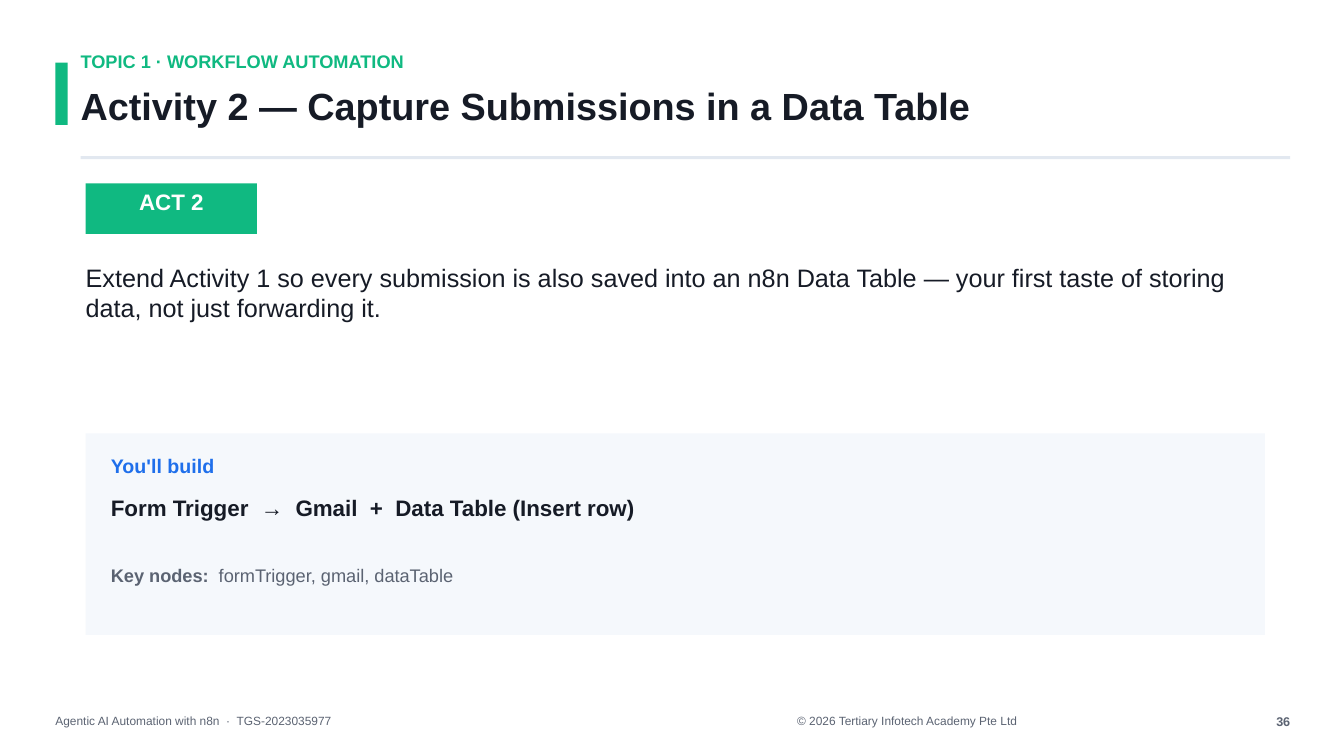
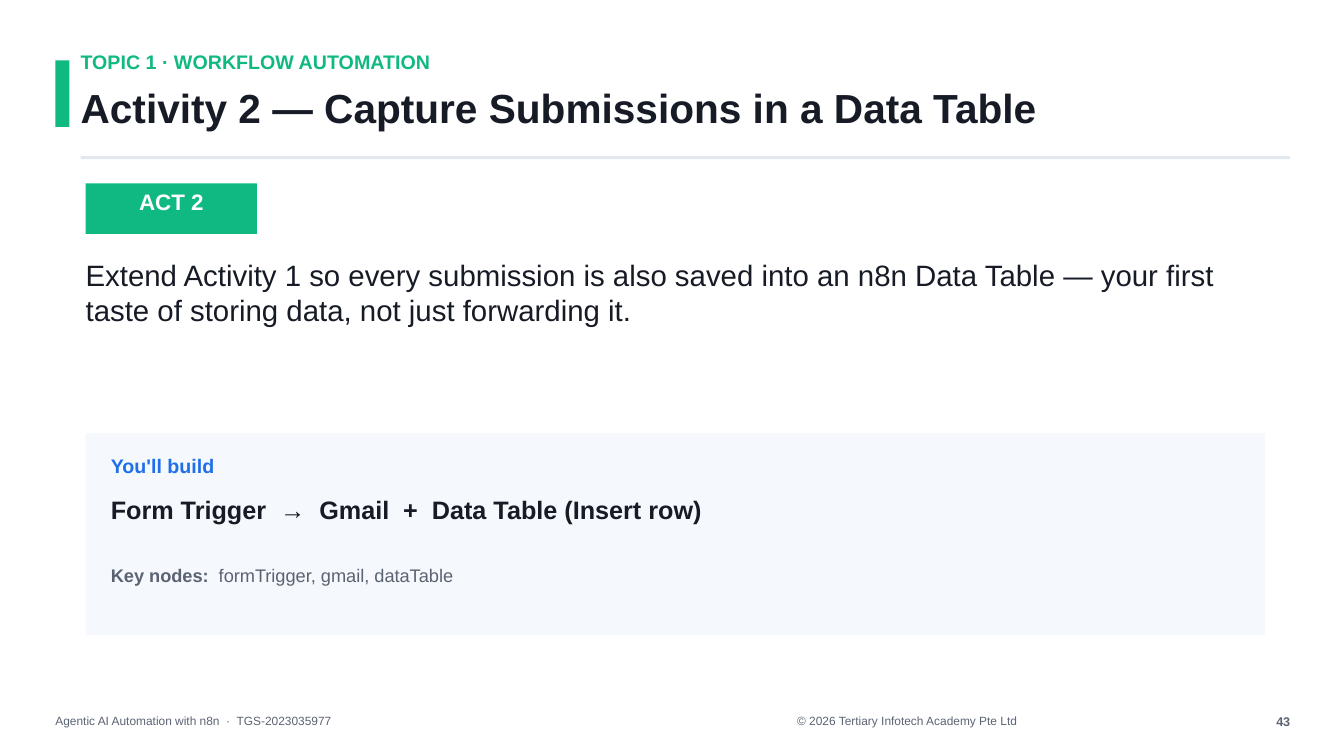
Before and after one commit to tertiarycourses/TGS-2023035977-Agentic-AI-Automation-with-n8n, a slide deck: slide 44 of courseware/n8n-slides.pptx (slide 37 before the commit). Drawn at 1344x756 pixels with LibreOffice and Linux fonts; fonts in the diff are those of the drawing. Boxes give left, top, right and bottom in pixels: in the first picture for what was removed or moved away, otherwise in the second. Text is boxed around its words. In the diff, an @@ line names an element or a change of style, - is before the commit and + after.

```diff
--- a/courseware/n8n-slides.pptx
+++ b/courseware/n8n-slides.pptx
@@ text "TOPIC 1 · WORKFLOW AUTOMATION" at box(81, 55, 430, 70): size 13 to 14 pt @@
@@ text "Activity 2 — Capture Submissions ..." at box(81, 93, 1036, 131): size 27 to 29 pt @@
@@ text "Extend Activity 1 so every ..." at box(86, 264, 1213, 327): size 18 to 21 pt @@
@@ text "Form Trigger → Gmail + ..." at box(111, 500, 701, 524): size 16 to 18 pt @@
@@ text at box(1276, 717, 1290, 726): text changed @@
-36
+43
```
Also in this commit, not shown: 147 other slides changed, 26 slides added, 15 other files.
